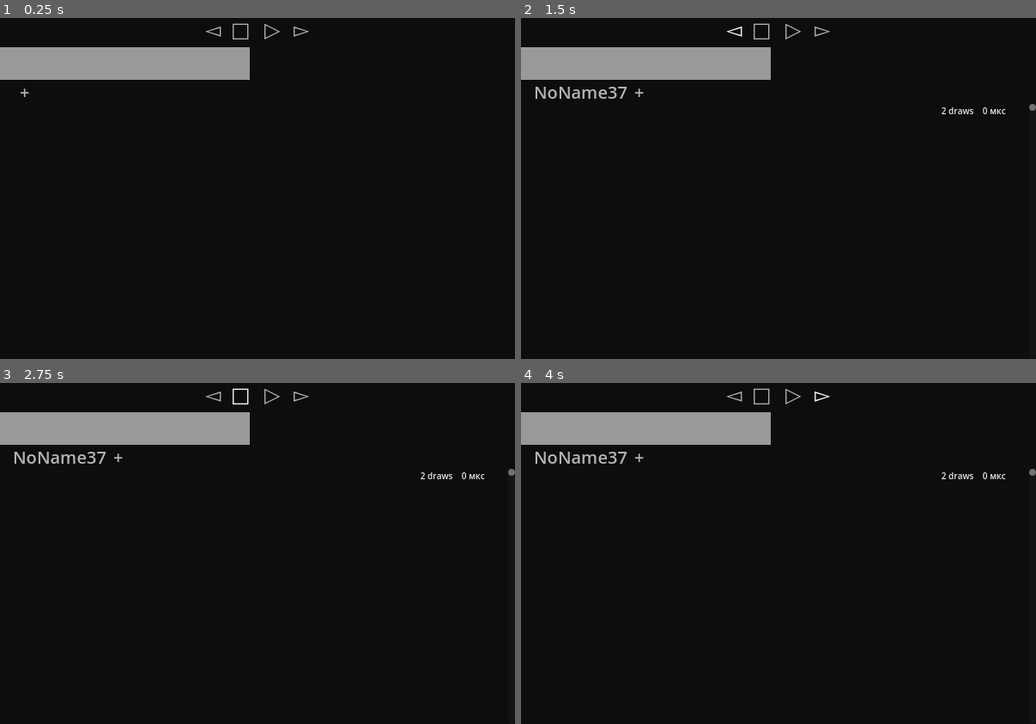
Above: before the commit, frames 1-4 (two rows, left to right).
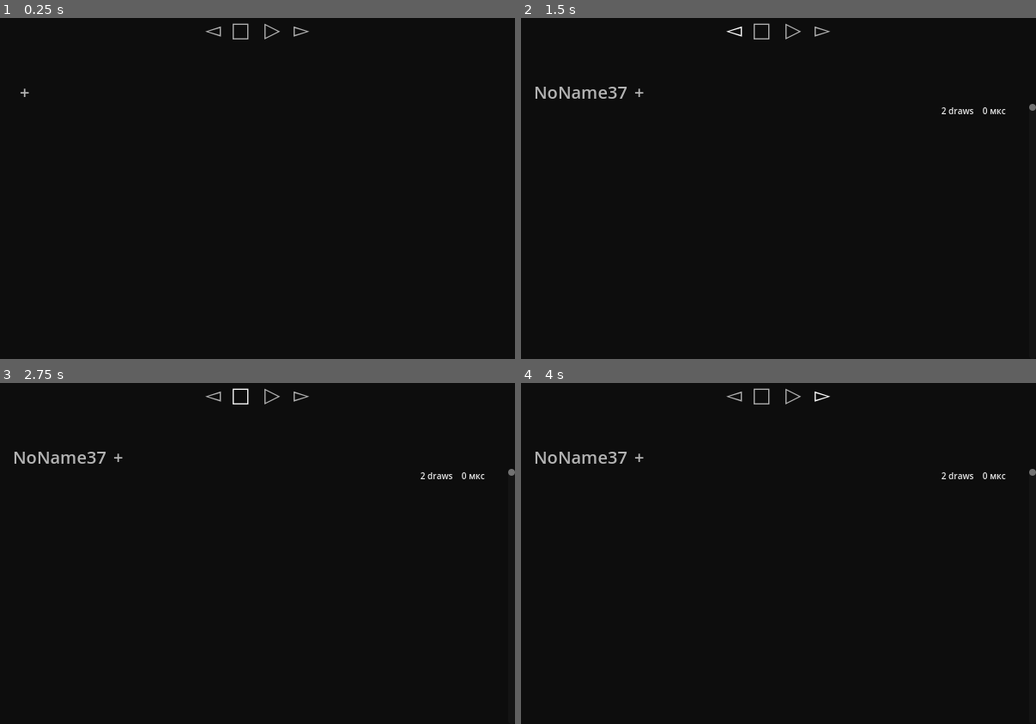
Above: after the commit, the same moments.

Repository: AncRad/tag-player-prototype
Game: Godot game, scene res://main.tscn
The game is run twice, just before and just after one commit, with the same random seed, the same clock (stepped at 60 frames per second) and the same inputs.
Inputs:
- Up to frame 1 (0.25 s): no input
- Up to frame 2 (1.5 s): click "+" at 0.5 s; click "◅" at 1.25 s
- Up to frame 3 (2.75 s): click "□" at 2 s
- Up to frame 4 (4 s): click "▷" at 2.75 s; click "▻" at 3.5 s

The runs differ from the first frame. In frame 1, 4.6% of the frame differs, in the area x 0-49%, y 8-19%; in frame 2, 4.6%; in frame 3, 4.6%; in frame 4, 4.6%.

Commit message:
/

Diff:
--- a/core/data/data_source.gd
+++ b/core/data/data_source.gd
@@ -1,6 +1,8 @@
 class_name DataSource
 extends Resource
 ## DataSource
+##
+## .
 
 signal data_changed
 
--- /dev/null
+++ b/core/data_base_ordered.tres
@@ -0,0 +1,9 @@
+[gd_resource type="Resource" script_class="DataSourceOrdered" load_steps=3 format=3 uid="uid://chtu6phxcxi1j"]
+
+[ext_resource type="Script" path="res://core/data/data_source_ordered.gd" id="1_mxv3x"]
+[ext_resource type="Resource" uid="uid://6f7rj7uqakkt" path="res://core/data_base.tres" id="2_gq2cu"]
+
+[resource]
+script = ExtResource("1_mxv3x")
+inverted = false
+source = ExtResource("2_gq2cu")
--- a/core/player/player.gd
+++ b/core/player/player.gd
@@ -27,8 +27,11 @@
 		if new_stream and new_stream.get_length():
 			stream = new_stream
 			play()
+			get_window().title = current_track.file_name
 		else:
 			stream = null
+			current_track = {}
+			get_window().title = ProjectSettings.get_setting('application/config/name', 'TagPlayer') as String
 			## TODO: добавить обработку ощибки загрузки
 		track_changed.emit(current_track)
 		playing_changed.emit(playing)
--- a/gui/player_panel/player_panel.gd
+++ b/gui/player_panel/player_panel.gd
@@ -1,3 +1,4 @@
+class_name PlayerPanel
 extends MarginContainer
 
 const PlayerButtons = preload('player_buttons.gd')
@@ -18,21 +19,22 @@
 
 var _grabbed : bool
 
-@onready var _progress_bar := %ProgressBar as ProgressBar
-@onready var _player_buttons := %PlayerButtons as PlayerButtons
+var _progress_bar : ProgressBar
+var _player_buttons : PlayerButtons
 
 
 func _notification(what : int) -> void:
 	match what:
+		NOTIFICATION_SCENE_INSTANTIATED:
+			_progress_bar = %ProgressBar
+			_player_buttons = %PlayerButtons
+
+			_player_buttons.player = player
+			update_drag_callback()
+			set_progress(0)
+
 		NOTIFICATION_VISIBILITY_CHANGED, NOTIFICATION_WM_WINDOW_FOCUS_OUT:
 			_grabbed = false
-
-func _ready() -> void:
-	_player_buttons.player = player
-	update_drag_callback()
-
-func _enter_tree() -> void:
-	set_progress(0)
 
 func _on_progress_bar_gui_input(event : InputEvent) -> void:
 	if event is InputEventMouseButton:
--- /dev/null
+++ b/gui/sub_window/sub_window.gd
@@ -0,0 +1,42 @@
+extends Window
+
+@export var accept_close := true
+
+@export var default_player : Player:
+	set(value):
+		if value != default_player:
+			default_player = value
+
+			if player_panel:
+				player_panel.player = default_player
+			if track_list_panel:
+				track_list_panel.default_player = default_player
+
+@export var default_source : DataSource:
+	set(value):
+		if value != default_source:
+			default_source = value
+
+			if track_list_panel:
+				track_list_panel.default_source = default_source
+
+var player_panel : PlayerPanel
+var track_list_panel : TrackListsPanel
+
+
+func _init() -> void:
+	close_requested.connect(_on_close_requested)
+
+func _notification(what: int) -> void:
+	match what:
+		NOTIFICATION_SCENE_INSTANTIATED:
+			player_panel = %PlayerPanel as PlayerPanel
+			track_list_panel = %TrackListsPanel as TrackListsPanel
+
+			player_panel.player = default_player
+			track_list_panel.default_player = default_player
+			track_list_panel.default_source = default_source
+
+func _on_close_requested() -> void:
+	if accept_close:
+		queue_free()
--- /dev/null
+++ b/gui/sub_window/sub_window.tscn
@@ -0,0 +1,48 @@
+[gd_scene load_steps=7 format=3 uid="uid://cou6gjmbrscb2"]
+
+[ext_resource type="PackedScene" uid="uid://cpbuoxdsm8dng" path="res://core/data_base_holder.tscn" id="1_tamvn"]
+[ext_resource type="Script" path="res://gui/sub_window/sub_window.gd" id="1_uo88k"]
+[ext_resource type="PackedScene" uid="uid://cp0o32wj18o0x" path="res://gui/player_panel/player_panel.tscn" id="2_d44i0"]
+[ext_resource type="PackedScene" uid="uid://0vb8gt8or8x0" path="res://gui/track_list/track_lists_panel.tscn" id="3_jf1xb"]
+[ext_resource type="Resource" uid="uid://chtu6phxcxi1j" path="res://core/data_base_ordered.tres" id="4_ofgqq"]
+
+[sub_resource type="StyleBoxFlat" id="StyleBoxFlat_obkqp"]
+bg_color = Color(0.0509804, 0.0509804, 0.0509804, 1)
+
+[node name="SubWindow" type="Window"]
+disable_3d = true
+size = Vector2i(600, 400)
+script = ExtResource("1_uo88k")
+
+[node name="DataBaseHolder" parent="." instance=ExtResource("1_tamvn")]
+handle_files_dropped = true
+
+[node name="GUI" type="MarginContainer" parent="."]
+anchors_preset = 15
+anchor_right = 1.0
+anchor_bottom = 1.0
+grow_horizontal = 2
+grow_vertical = 2
+theme_override_constants/margin_left = 0
+theme_override_constants/margin_top = 0
+theme_override_constants/margin_right = 0
+theme_override_constants/margin_bottom = 0
+metadata/_edit_lock_ = true
+
+[node name="Panel" type="Panel" parent="GUI"]
+layout_mode = 2
+theme_override_styles/panel = SubResource("StyleBoxFlat_obkqp")
+
+[node name="VBoxContainer" type="VBoxContainer" parent="GUI"]
+layout_mode = 2
+theme_override_constants/separation = 0
+
+[node name="PlayerPanel" parent="GUI/VBoxContainer" instance=ExtResource("2_d44i0")]
+unique_name_in_owner = true
+visible = false
+layout_mode = 2
+
+[node name="TrackListsPanel" parent="GUI/VBoxContainer" instance=ExtResource("3_jf1xb")]
+unique_name_in_owner = true
+layout_mode = 2
+default_source = ExtResource("4_ofgqq")
--- a/gui/track_list/headers/header.gd
+++ b/gui/track_list/headers/header.gd
@@ -36,6 +36,6 @@
 
 func set_title(value : String) -> void:
 	if not value:
-		value = 'No name.'
+		value = 'No name'
 	if value != text:
 		text = value
--- a/gui/track_list/headers/headers_panel.gd
+++ b/gui/track_list/headers/headers_panel.gd
@@ -3,17 +3,6 @@
 ## HeadersPanel
 
 const TRACK_LIST = preload('../track_list.tscn')
-
-#@export var input_probe: InputProbe:
-	#set(value):
-		#if value != input_probe:
-			#if input_probe:
-				#input_probe.unhandled_input.connect(_on_probe_unhandled_input)
-			#
-			#input_probe = value
-			#
-			#if input_probe:
-				#input_probe.unhandled_input.disconnect(_on_probe_unhandled_input)
 
 @export var lists_parent: TrackListSwitcher:
 	set(value):
@@ -108,21 +97,16 @@
 					if current_list and current_list.source and current_list.player:
 						source = current_list.source
 						player = current_list.player
-						if _list_to_header(current_list):
-							to_header_index = _headers.find(_list_to_header(current_list)) + 1
+						var header_index := _headers.find(_get_header_for_list(current_list))
+						if header_index != -1:
+							to_header_index = header_index + 1
 
 					## создаем трек лист
 					if source and player:
-						var list := TRACK_LIST.instantiate() as TrackList
-						list.source = DataSourceFiltered.new(source.get_not_ordered()).get_ordered()
-						list.player = player
-						lists_parent.add_child(list)
-
+						var list := _create_track_list(DataSourceFiltered.new(source.get_not_ordered()).get_ordered(), player)
+						list.focus_on_current_track()
 						## создаем заголовок
-						var new_header := _header_create(list)
-						_headers.insert(mini(to_header_index, _headers.size()), new_header)
-						_headers_parent.add_child(new_header)
-
+						_header_create(list, to_header_index)
 						list.gui_start_find()
 
 func _get_drag_data(_at_position: Vector2, item: Object = null) -> Variant:
@@ -144,12 +128,11 @@
 	else:
 		data.from = self
 		if default_source:
-			if item == _add_button_1 or item == _add_button_2:
-				data.source = default_source
-			else:
-				data.source = default_source
+			#if item == _add_button_1 or item == _add_button_2:
+			data.source = default_source
 		if default_player:
-			data.palyer = default_player
+			#if item == _add_button_1 or item == _add_button_2:
+			data.player = default_player
 
 	if data:
 		return data
@@ -183,19 +166,10 @@
 func _on_add_button_pressed() -> void:
 	if lists_parent:
 		## создаем трек лист
-		var list := TRACK_LIST.instantiate() as TrackList
-		if default_source:
-			list.source = default_source.get_ordered()
-		if default_player:
-			list.player = default_player
-		list.focus_track_on_ready = true
-		list.visible_name = 'NoName%d' % list.get_instance_id()
-		lists_parent.add_child(list)
-
+		var list := _create_track_list(default_source.get_ordered(), default_player)
+		list.focus_on_current_track()
 		## создаем заголовок
-		var new_header := _header_create(list)
-		_headers.append(new_header)
-		_headers_parent.add_child(new_header)
+		_header_create(list)
 
 func _on_header_pressed(header: Header) -> void:
 	if is_instance_valid(header.list):
@@ -220,14 +194,14 @@
 		_update.call_deferred()
 
 ## Обрабатывает события drag & drop.[br]
-## Если [param item] is [Header] собственный, то используется для вычисления позиции новой [Header]
-## из [param data.from], иначе для вычисления используется [param to_position].[br]
+## Если [param item] is [Header] собственный, то используется для вычисления позиции новой [Header],
+## иначе для вычисления используется [param to_position].[br]
 ## Параметр [param data] принимает словарь с даннымии.[br]
 ## Метод выполняет только одно действие по условию из списка в этом порядке:[br]
 ## 1. [param item] собственная кнопка добавления - будет создан и присвоен новый [TrackList] с копией [DataSource].[br]
 ## 2. [param data.from] is [Header] - источник, если свой [Header], то будет перемещен,
 ## если чужой то будет украден и присвоен [TrackList] из [member Header.list];[br]
-## 3. [param data.list] is [TrackList] - будет украден и присвоен этот [TrackList];[br]
+## 3. [param data.track_list] is [TrackList] - будет украден и присвоен этот [TrackList];[br]
 ## 4. [param data.source] is [DataSource] и [param data.player] is [Player] - будет создан и присвоен
 ## новый [TrackList] с этим данными.[br]
 ## Если [param test] == [param true], то метод можно воспринимать как константный - никакую логику не выполняет, только вовращает
@@ -262,10 +236,12 @@
 				## но Player и DataSource из TrackList в приоритете перед Player и DataSource из data
 				source = list.source
 				player = list.player
+			if source:
+				source = DataSourceFiltered.new(source.get_not_ordered()) ## создаем новый источник
 			header = null ## игнорируем
 			list = null ## игнорируем
 
-		## вычисляем целевой индекс
+		## вычисляем целевой индекс заголовка
 		if to_header:
 			to_index = _headers.find(to_header)
 		else:
@@ -283,53 +259,39 @@
 					_headers_parent.queue_sort()
 				return true
 
-			elif is_instance_valid(header.list): ## если у чежого заголовка есть трек лист
-				if not test:
-					## воруем трек лист
-					if header.list.get_parent():
-						header.list.get_parent().remove_child(header.list)
-					lists_parent.add_child(header.list)
-
-					## создаем заголовок
-					var new_header := _header_create(list)
-					_headers.insert(mini(to_index, _headers.size()), new_header)
-					_headers_parent.add_child(new_header)
-				return true
-
-			else:
-				return false
-
-		elif list: ## если есть трек лист
-			if not test:
-				## воруем трек лист
-				if header.list.get_parent():
-					header.list.get_parent().remove_child(header.list)
-				lists_parent.add_child(header.list)
-
-				## создаем заголовок
-				var new_header := _header_create(list)
-				_headers.insert(mini(to_index, _headers.size()), new_header)
-				_headers_parent.add_child(new_header)
-			return true
-
-		else: ## если нет трек листа
-			if source and player: ## если есть проигрыватель и источник
-				if not test:
-					## создаем трек лист
-					list = TRACK_LIST.instantiate() as TrackList
-					if to_add_button:
-						list.source = DataSourceFiltered.new(source.get_not_ordered()).get_ordered()
-						#list.hide()
-					else:
-						list.source = source.get_ordered()
-					list.player = player
-					lists_parent.add_child(list)
-
-					## создаем заголовок
-					var new_header := _header_create(list)
-					_headers.insert(mini(to_index, _headers.size()), new_header)
-					_headers_parent.add_child(new_header)
-				return true
+			elif is_instance_valid(lists_parent): ## если можем создавать трек листы
+				if is_instance_valid(header.list): ## если у чужого заголовка есть трек лист
+					if not test:
+						## воруем трек лист
+						assert(header.list != lists_parent)
+						if header.list.get_parent():
+							header.list.get_parent().remove_child(header.list)
+						lists_parent.add_child(header.list)
+						## создаем заголовок
+						_header_create(list, to_index)
+					return true
+
+		elif is_instance_valid(lists_parent): ## если можем создавать трек листы
+			if list: ## если есть трек лист
+				if lists_parent != list.get_parent(): ## если трек лист чужой
+					if not test:
+						## воруем трек лист
+						if header.list.get_parent():
+							header.list.get_parent().remove_child(header.list)
+						lists_parent.add_child(header.list)
+						## создаем заголовок
+						_header_create(list, to_index)
+					return true
+
+			else: ## если нет трек листа
+				if source and player: ## если есть проигрыватель и источник
+					if not test:
+						## создаем трек лист
+						list = _create_track_list(source.get_ordered(), player)
+						list.focus_on_current_track()
+						## создаем заголовок
+						_header_create(list, to_index)
+					return true
 	return false
 
 
@@ -347,16 +309,14 @@
 		for child in lists_parent.get_children():
 			if child is TrackList:
 				var list := child as TrackList
-				if not _list_to_header(list):
-					var header := _header_create(list)
-					_headers_parent.add_child(header)
-					_headers.append(header)
+				if not _get_header_for_list(list):
+					_header_create(list)
 
 	for header in _headers.duplicate():
 		if not lists_parent or not is_instance_valid(header.list) or header.list.get_parent() != lists_parent:
 			_header_remove(header)
 
-func _header_create(list: TrackList) -> Header:
+func _header_create(list: TrackList, index : int = _headers.size()) -> Header:
 	var header := Header.new()
 	header.list = list
 	header.set_title(list.visible_name)
@@ -365,15 +325,17 @@
 	header.close_pressed.connect(_on_header_close_pressed.bind(header))
 	header.pressed.connect(_on_header_pressed.bind(header))
 
+	_headers.insert(mini(index, _headers.size()), header)
+	_headers_parent.add_child(header)
+
 	return header
 
 func _header_remove(header: Header) -> void:
-	assert(header)
 	_headers.erase(header)
 	_headers_parent.remove_child(header)
 	header.queue_free()
 
-func _list_to_header(list: TrackList) -> Header:
+func _get_header_for_list(list: TrackList) -> Header:
 	for header in _headers:
 		if header.list == list:
 			return header
@@ -381,3 +343,13 @@
 
 func _has_header(header: Header) -> bool:
 	return header in _headers
+
+func _create_track_list(source := default_source, player := default_player) -> TrackList:
+	assert(is_instance_valid(lists_parent))
+	var list := TRACK_LIST.instantiate() as TrackList
+	list.source = source
+	list.player = player
+	list.visible_name = 'NoName%d' % list.get_instance_id()
+	list.focus_track_on_ready = true
+	lists_parent.add_child(list)
+	return list
--- a/gui/track_list/track_list.gd
+++ b/gui/track_list/track_list.gd
@@ -68,8 +68,9 @@
 				if source is DataSourceFiltered:
 					_on_source_filters_changed()
 
-			if focus_track_on_ready:
-				focus_on_current_track(false)
+func _ready() -> void:
+	if focus_track_on_ready:
+		focus_on_current_track(false)
 
 func _get_drag_data(at_position: Vector2) -> Variant:
 	var data := {}
@@ -189,6 +190,7 @@
 		if not_ordered is DataSourceFiltered:
 			not_ordered.name_filter = '*%s*' % '**'.join(_find.text.split(' ', false))
 
+		visible_name = _find.text
 		_sync_filters = false
 
 func _on_source_filters_changed() -> void:
@@ -200,6 +202,7 @@
 		if not_ordered is DataSourceFiltered:
 			_find.text = ' '.join(not_ordered.name_filter.split('*', false))
 
+		visible_name = _find.text
 		_sync_filters = false
 
 func focus_on_current_track(on_cursor := false) -> void:
--- a/gui/track_list/track_list_item.gd
+++ b/gui/track_list/track_list_item.gd
@@ -53,20 +53,18 @@
 
 
 func _draw() -> void:
-	if not _font:
+	if not _font: ## TODO: отобразить ошибку
 		return
 
-	if not source: ## BAD
-
-
+	if not source: ## TODO: реализовать пустоту
 		return
 
 	var debug_time := Time.get_ticks_usec()
 
 	var tracks := source.get_tracks()
 
-	if scroll_offset > get_max_scroll_offset():
-		set_scroll_offset(get_max_scroll_offset())
+	if scroll_offset > get_scroll_max_offset():
+		set_scroll_offset(get_scroll_max_offset())
 
 	var begin := mini(tracks.size(), scroll_offset)
 	var end := mini(begin + get_max_lines(), tracks.size())
@@ -164,6 +162,7 @@
 func _on_drawed_track_changed(_what : int) -> void:
 	queue_redraw()
 
+
 func select_track(track : Dictionary) -> void:
 	if source and track in source.get_tracks():
 		if not track.key in _selected_tracks_keys:
@@ -189,6 +188,10 @@
 	if _selected_tracks_keys:
 		_selected_tracks_keys = {}
 		queue_redraw()
+
+func get_selection() -> Dictionary:
+	assert(false)
+	return {}
 
 
 func has_point(point : Vector2) -> bool:
@@ -212,7 +215,7 @@
 	return track
 
 func set_scroll_offset(value : int) -> void:
-	value = clampi(value, 0, get_max_scroll_offset())
+	value = clampi(value, 0, get_scroll_max_offset())
 	if value != scroll_offset:
 		scroll_offset = value
 		scroll_progress_changed.emit(get_scroll_grogress())
@@ -221,12 +224,12 @@
 func set_scroll_progress(value : float) -> void:
 	value = clampf(value, 0, 1)
 	if value != get_scroll_grogress():
-		scroll_offset = int(value * float(get_max_scroll_offset()))
+		scroll_offset = int(value * float(get_scroll_max_offset()))
 
 func get_scroll_grogress() -> float:
-	return clampf(float(scroll_offset) / float(get_max_scroll_offset()), 0, 1)
-
-func get_max_scroll_offset() -> int:
+	return clampf(float(scroll_offset) / float(get_scroll_max_offset()), 0, 1)
+
+func get_scroll_max_offset() -> int:
 	if source:
 		return maxi(0, source.size() - get_max_lines())
 	return 0
--- a/gui/track_list/track_lists_panel.gd
+++ b/gui/track_list/track_lists_panel.gd
@@ -1,5 +1,14 @@
+class_name TrackListsPanel
 extends MarginContainer
 
+
+@export var default_player : Player:
+	set(value):
+		if value != default_player:
+			default_player = value
+
+			if headers_panel:
+				headers_panel.default_player = default_player
 
 @export var default_source : DataSource:
 	set(value):
@@ -9,16 +18,7 @@
 			if headers_panel:
 				headers_panel.default_source = default_source
 
-@export var default_player : Player:
-	set(value):
-		if value != default_player:
-			default_player = value
-
-			if headers_panel:
-				headers_panel.default_player = default_player
-
 var headers_panel : HeadersPanel
-#var track_list_switcher : TrackListSwitcher
 
 
 func _notification(what: int) -> void:
--- a/main.tscn
+++ b/main.tscn
@@ -1,17 +1,11 @@
-[gd_scene load_steps=10 format=3 uid="uid://cwjb1imduvk04"]
+[gd_scene load_steps=8 format=3 uid="uid://cwjb1imduvk04"]
 
 [ext_resource type="Script" path="res://user.gd" id="1_778hk"]
 [ext_resource type="PackedScene" uid="uid://cpbuoxdsm8dng" path="res://core/data_base_holder.tscn" id="1_gjybe"]
 [ext_resource type="Script" path="res://core/player/player.gd" id="1_if8um"]
-[ext_resource type="Script" path="res://core/data/data_source_ordered.gd" id="2_0i73g"]
-[ext_resource type="Resource" uid="uid://6f7rj7uqakkt" path="res://core/data_base.tres" id="3_4desn"]
+[ext_resource type="Resource" uid="uid://chtu6phxcxi1j" path="res://core/data_base_ordered.tres" id="4_crg0x"]
 [ext_resource type="PackedScene" uid="uid://cp0o32wj18o0x" path="res://gui/player_panel/player_panel.tscn" id="5_h583o"]
 [ext_resource type="PackedScene" uid="uid://0vb8gt8or8x0" path="res://gui/track_list/track_lists_panel.tscn" id="8_ddmat"]
-
-[sub_resource type="Resource" id="Resource_3dmth"]
-script = ExtResource("2_0i73g")
-inverted = false
-source = ExtResource("3_4desn")
 
 [sub_resource type="StyleBoxFlat" id="StyleBoxFlat_jke7m"]
 bg_color = Color(0.0509804, 0.0509804, 0.0509804, 1)
@@ -30,7 +24,7 @@
 
 [node name="Player" type="AudioStreamPlayer" parent="."]
 script = ExtResource("1_if8um")
-current_source = SubResource("Resource_3dmth")
+current_source = ExtResource("4_crg0x")
 
 [node name="GUI" type="MarginContainer" parent="."]
 anchors_preset = 15
@@ -56,17 +50,7 @@
 layout_mode = 2
 player = NodePath("../../../Player")
 
-[node name="HBoxContainer" type="HSplitContainer" parent="GUI/VBoxContainer"]
+[node name="TrackListsPanel" parent="GUI/VBoxContainer" node_paths=PackedStringArray("default_player") instance=ExtResource("8_ddmat")]
 layout_mode = 2
-size_flags_vertical = 3
-
-[node name="TrackListsPanel" parent="GUI/VBoxContainer/HBoxContainer" node_paths=PackedStringArray("default_player") instance=ExtResource("8_ddmat")]
-layout_mode = 2
-default_source = SubResource("Resource_3dmth")
-default_player = NodePath("../../../../Player")
-
-[node name="TrackListsPanel2" parent="GUI/VBoxContainer/HBoxContainer" node_paths=PackedStringArray("default_player") instance=ExtResource("8_ddmat")]
-visible = false
-layout_mode = 2
-default_source = SubResource("Resource_3dmth")
-default_player = NodePath("../../../../Player")
+default_player = NodePath("../../../Player")
+default_source = ExtResource("4_crg0x")
--- a/user.gd
+++ b/user.gd
@@ -17,7 +17,6 @@
 		NOTIFICATION_CRASH:
 			print('NOTIFICATION_CRASH')
 			assert(false, 'NOTIFICATION_CRASH')
-
 
 func _ready() -> void:
 	if saving_current_track:
